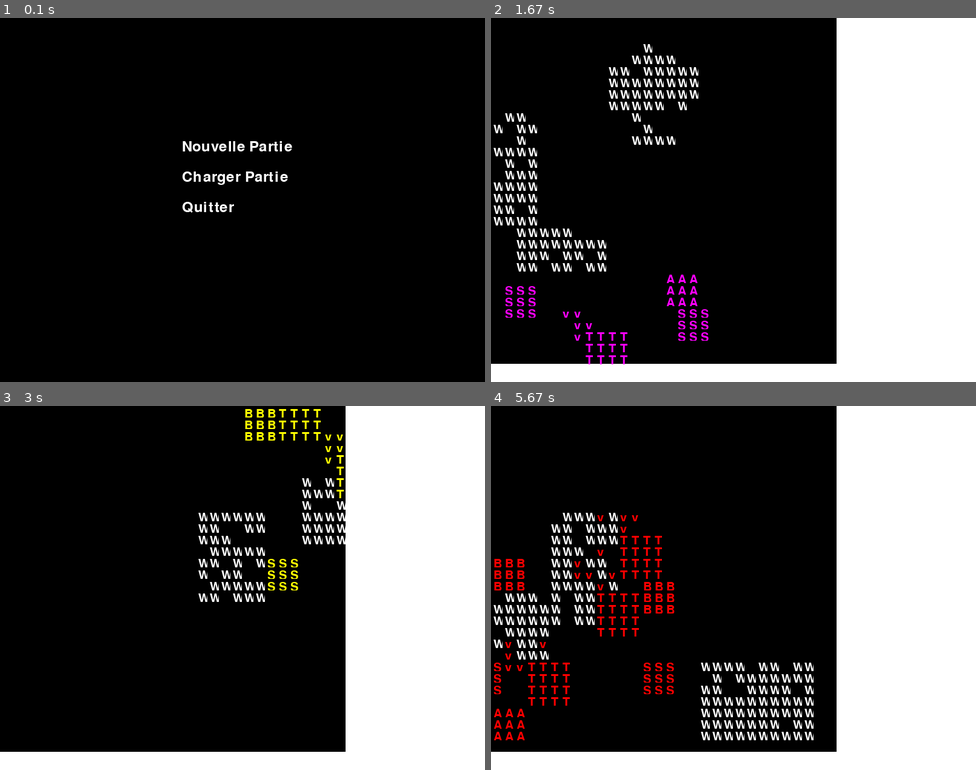
Above: before the commit, frames 1-4 (two rows, left to right).
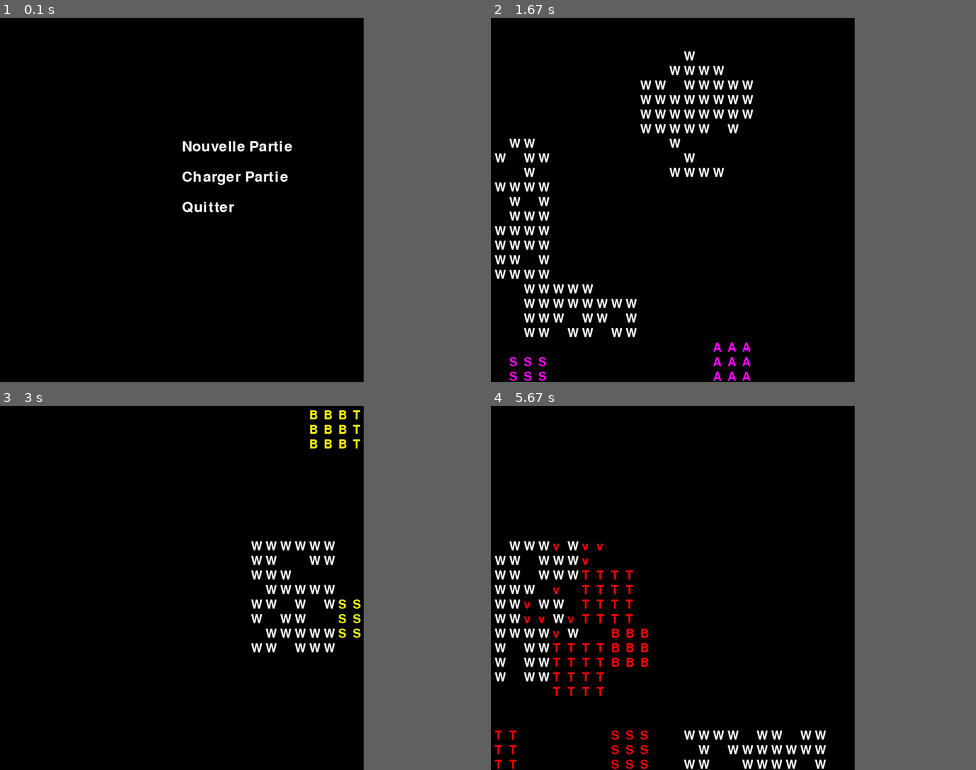
Above: after the commit, the same moments.

Repository: vstadle/AIge-of-EmpAIres
Game: pygame game, started from src/main.py
Same seed, same stepped clock (60 frames per second), same inputs: the game is played once before the commit and once after it.
Inputs:
- Up to frame 1 (0.1 s): no input
- Up to frame 2 (1.67 s): click "Nouvelle Partie" at 0.38 s; hold D 0.67-1.13 s; hold D 1.17-1.63 s
- Up to frame 3 (3 s): hold S 1.67-1.97 s; hold D 2-2.63 s; hold S from 2.67 s (still down)
- Up to frame 4 (5.67 s): release S at 3.03 s; hold D 3.07-3.53 s; hold D 3.57-4.03 s; hold S 4.07-4.37 s; hold D 4.4-5.03 s; hold S 5.07-5.43 s; hold D from 5.47 s (still down)
In our replay, the window is 800x600 before the commit and 600x600 after it. These sizes can differ from the game's own. Grey fills any space a smaller window leaves; there, only what the larger window draws over its background counts as a difference.

The runs differ from the first frame. In frame 1, only the window size differs. In frame 2, 14% of the frame differs, in the area x 0-75%, y 0-100%; in frame 3, 11%; in frame 4, 15%.

Commit message:
[STADLER] Fix bug taille de la fenetre

Diff:
--- a/src/controller/UIHandler.py
+++ b/src/controller/UIHandler.py
@@ -20,7 +20,7 @@
 
     def show_menu(self):
         pygame.init()
-        screen = pygame.display.set_mode((800, 600))
+        screen = pygame.display.set_mode((600, 600))
         pygame.display.set_caption("Menu Principal")
 
         font = pygame.font.Font(None, 36)
--- a/src/view/ViewMap.py
+++ b/src/view/ViewMap.py
@@ -16,8 +16,8 @@
         self.map = map  # Référence vers le modèle Map
         self.cmap = cmap  # Référence vers le contrôleur de la fenêtre
 
-        self.GRID_WIDTH = 30  # Largeur de la grille en nombre de cellules
-        self.GRID_HEIGHT = 30  # Hauteur de la grille en nombre de cellules
+        self.GRID_WIDTH = 25  # Largeur de la grille en nombre de cellules
+        self.GRID_HEIGHT = 25  # Hauteur de la grille en nombre de cellules
 
         # Information sur la carte
         display_info = pygame.display.Info()
@@ -25,6 +25,8 @@
 
         window_width = int(screen_width * 0.8)
         window_height = int(screen_height * 0.8)
+        window_width = 600
+        window_height = 600
 
         # Taille des cellules
         self.TILE_SIZE = min(window_width // self.GRID_WIDTH, window_height // self.GRID_HEIGHT)
